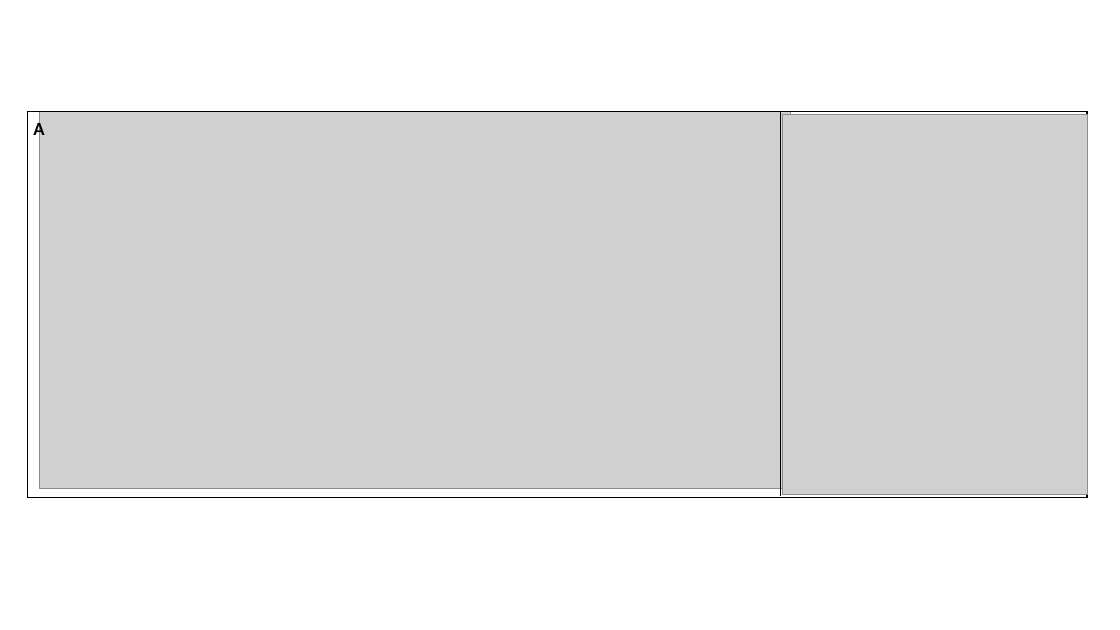
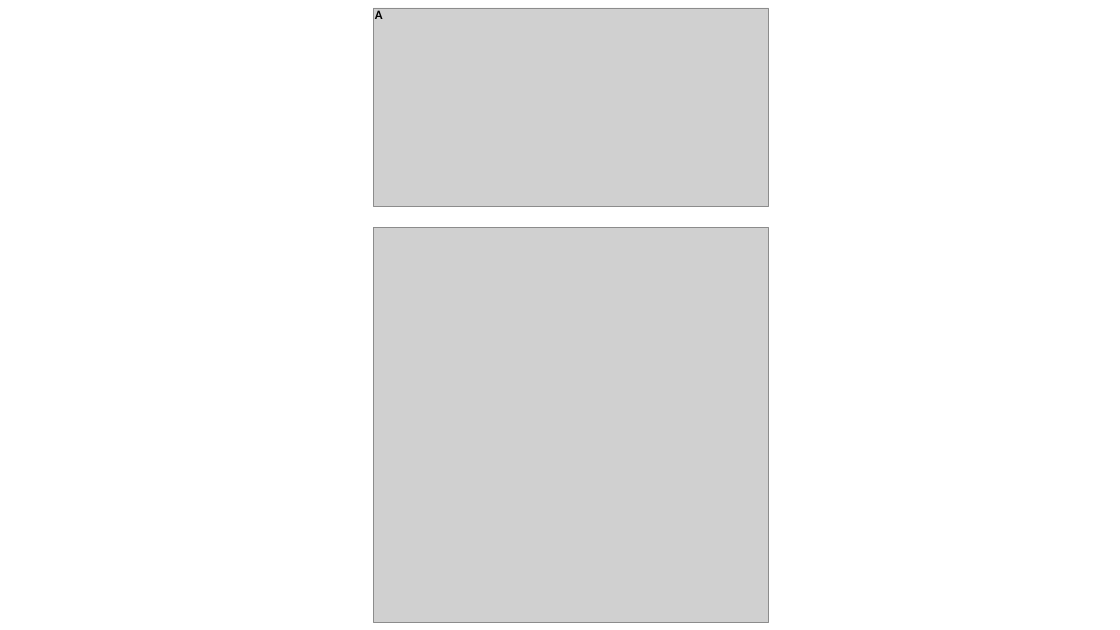
Before and after one commit to gdicecco/mih-vegetation, a slide deck: slide 3 of Figures/mih_paper_figures.pptx. Drawn at 1120x630 pixels with LibreOffice and Linux fonts; fonts in the diff are those of the drawing; grey boxes stand for pictures. Boxes give left, top, right and bottom in pixels: in the first picture for what was removed or moved away, otherwise in the second. Text is boxed around its words. In the diff, an @@ line names an element or a change of style, - is before the commit and + after.

```diff
--- a/Figures/mih_paper_figures.pptx
+++ b/Figures/mih_paper_figures.pptx
@@ text "A": place and size @@
-text "A" at <box>33,120,44,141</box>
+text "A" at <box>375,8,383,19</box>
@@ text "A" at <box>375,8,383,19</box>: size 16 to 11 pt @@
@@ picture: place and size @@
-picture at <box>39,112,791,489</box>
+picture at <box>374,8,770,206</box>
@@ rectangle removed at <box>28,112,1087,498</box> @@
@@ line removed from (781, 112) to (781, 497) @@
@@ picture removed at <box>783,115,1088,496</box> @@
@@ picture added at <box>374,228,769,623</box> @@
```
Also in this commit, not shown: 9 other files.
